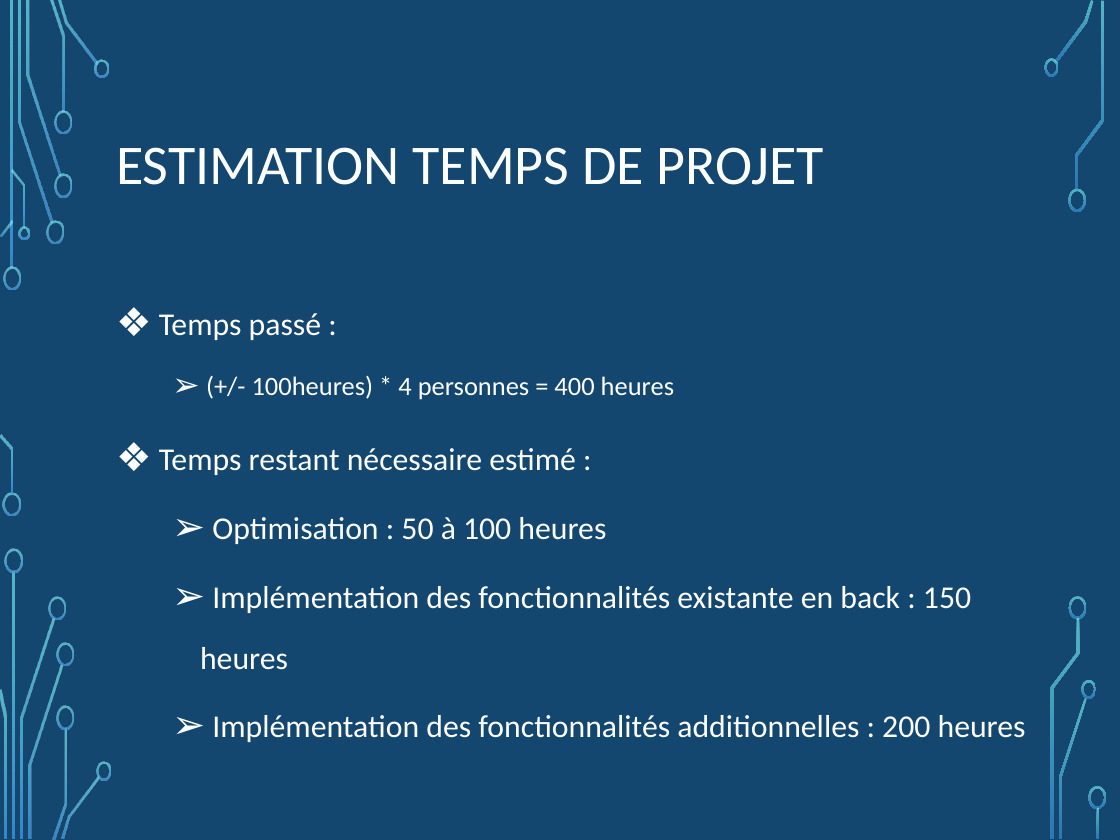
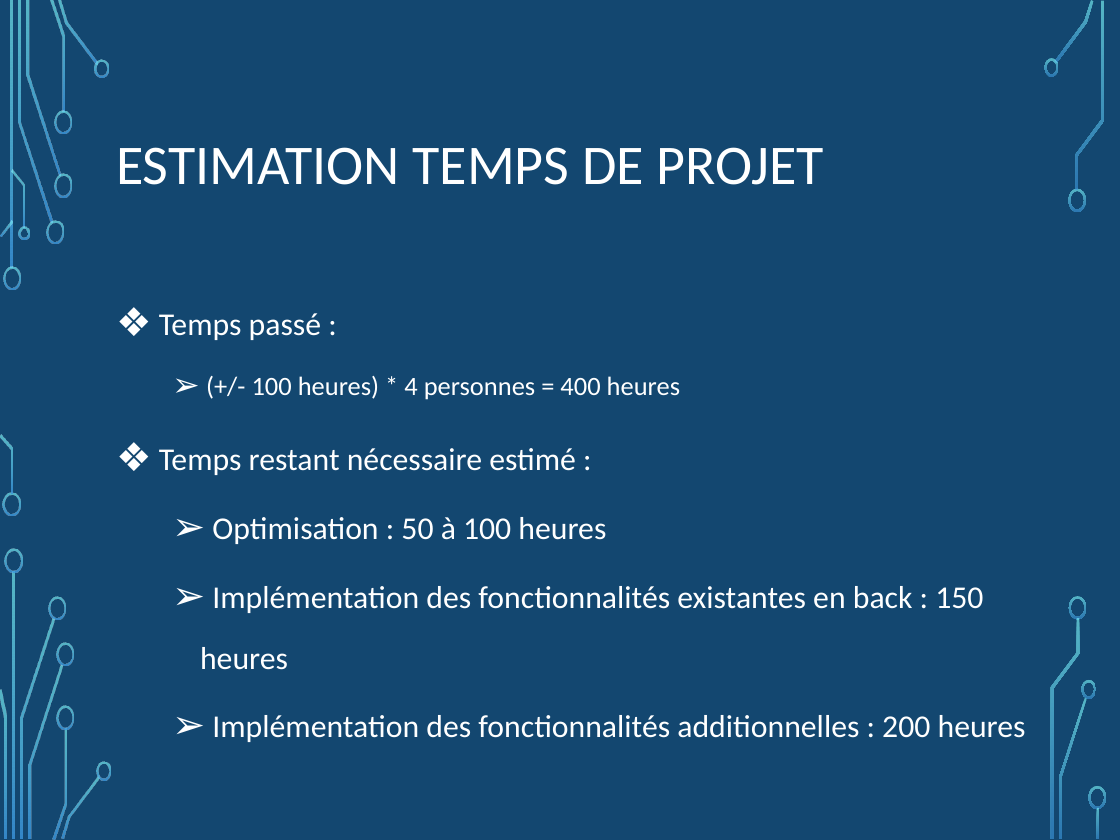
Before and after one commit to NicoPerret/projet-echec, a slide deck: slide 13 of Diapo présentation projet.pptx. Drawn at 1120x840 pixels with LibreOffice and Linux fonts; fonts in the diff are those of the drawing; background and template pictures are left out. Boxes give left, top, right and bottom in pixels: in the first picture for what was removed or moved away, otherwise in the second. Text is boxed around its words. In the diff, an @@ line names an element or a change of style, - is before the commit and + after.

```diff
--- a/Diapo présentation projet.pptx
+++ b/Diapo présentation projet.pptx
@@ text at bbox=[252, 376, 680, 400]: spaces changed @@
-  ➢ (+/- 100heures) * 4 personnes = 400 heures
+  ➢ (+/- 100 heures) * 4 personnes = 400 heures
@@ text at bbox=[200, 586, 983, 670]: text changed @@
-  ➢ Implémentation des fonctionnalités existante en back : 150 heures
+  ➢ Implémentation des fonctionnalités existantes en back : 150 heures
```
Also in this commit, not shown: 9 other slides changed.
